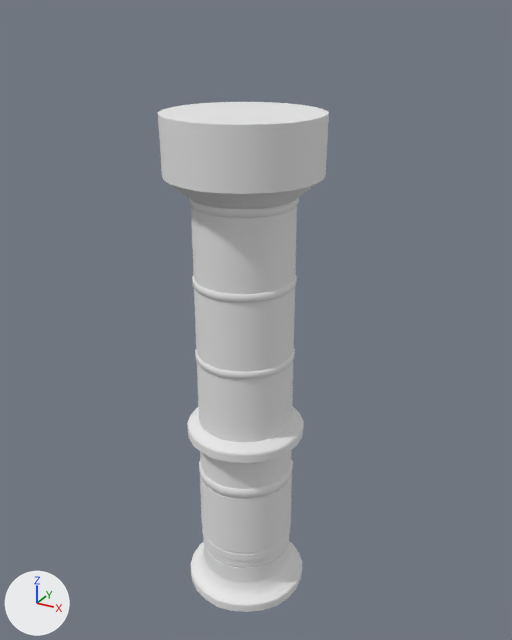
The FBX model Assets/Scenes/Environment Assets/Player Hub/FBX/Game Ready/prop_Pillar_L.fbx: old version first, new version second.
Before and after are seen from a 50 mm camera at (4.43, -7.73, 8.29) aimed at (0.08, 0.18, 4.34). Every picture has the same lights, and +X, +Y and +Z are marked at lower left. Where no turn or scale is listed for an object, it has been applied to the vertices.

In view in the first picture: 'prop_Pillar_L'.
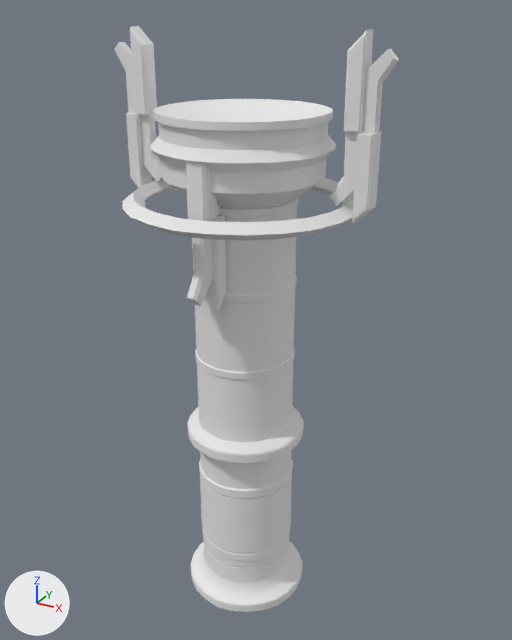
Boxes (x1, y1, x2, y2) around the edits, measured in the pictures (512 x 640 px):
'prop_Pillar_L', reshaped
    before: (158, 102, 329, 612)
    after: (153, 99, 333, 612)
'prop_Pillar_L.003', added
    after: (114, 26, 399, 316)
part 1 of me_cylinder_056, built on
    before: (158, 102, 329, 130)
    after: (153, 99, 333, 131)

What changed in the scene script:
```text
Change me_cylinder_056:
    used by ob_prop_pillar_l; location = (0.0, 0.0, 0.0)
    remove me_cylinder_056.from_pydata(...)  # 1248 vertices, 1246 faces; spans x -1.03..1.03, y -1.04..1.04, z 0.0..7.15
    add me_cylinder_056.from_pydata(...)  # 1273 vertices, 1283 faces; spans x -1.08..1.08, y -1.09..1.08, z 0.0..7.18
    me_cylinder_056 part 1
    4 vertices are removed from x -1.03..0.73, y -0.89..0.73, z 7.15
    35 faces are deleted
    20 vertices move from x -1.0..1.03, y -1.04..1.04, z 7.15 to x -1.04..1.08, y -1.09..1.08, z 7.09..7.18
    5 vertices are added at (-0.76, -0.76, 7.09), (0.76, 0.76, 7.09), (-1.08, 0.0, 7.09), (0.54, -0.93, 7.09), (0.0, 0.0, 6.78)
    18 new vertices lie (0.0, 0.0, -0.09) away from vertices in x -1.0..1.03, y -1.0..1.04, z 7.15
    6 new vertices lie (0.0, 0.0, 0.09) away from vertices in x -1.08..0.9, y -1.04..0.76, z 7.09..7.15
    72 new faces join them
Add me_cylinder_005:
    me_cylinder_005.from_pydata(...)  # 1216 vertices, 1200 faces; spans x -1.89..1.89, y -1.55..1.54, z 4.82..8.09
    me_cylinder_005.materials.append(mat_t_trimsheet_gold)  # its picture is missing
Add ob_prop_pillar_l_003:
    ob_prop_pillar_l_003 = bpy.data.objects.new('prop_Pillar_L.003', me_cylinder_005)
    ob_prop_pillar_l_003.location = (0.0, 0.0, 0.0)
```
